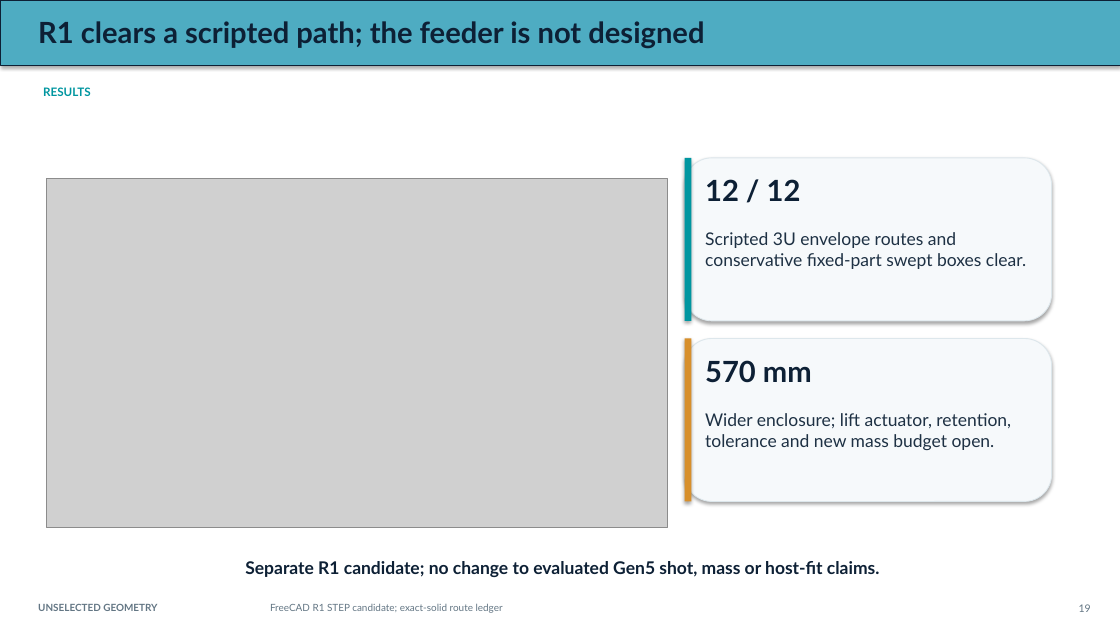
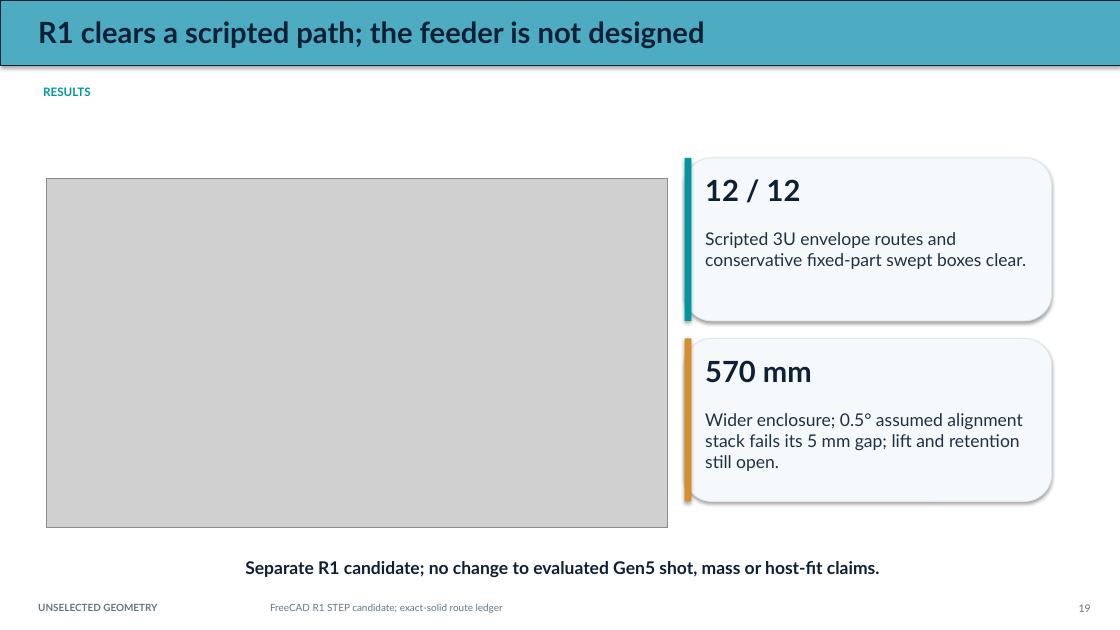
Before and after one commit to aaaaaaaaaaaavm/VOLLEY-thesis, a slide deck: slide 19 of university/final_review_2026_10_10/VOLLEY_Final_Review_2026-10-10.pptx. Drawn at 1120x630 pixels with LibreOffice and Linux fonts; fonts in the diff are those of the drawing; grey boxes stand for pictures. Boxes give left, top, right and bottom in pixels: in the first picture for what was removed or moved away, otherwise in the second. Text is boxed around its words. In the diff, an @@ line names an element or a change of style, - is before the commit and + after.

```diff
--- a/university/final_review_2026_10_10/VOLLEY_Final_Review_2026-10-10.pptx
+++ b/university/final_review_2026_10_10/VOLLEY_Final_Review_2026-10-10.pptx
@@ text at box(705, 413, 1022, 471): text changed @@
-Wider enclosure; lift actuator, retention, tolerance and new mass budget open.
+Wider enclosure; 0.5° assumed alignment stack fails its 5 mm gap; lift and retention still open.
```
Also in this commit, not shown: 2 other slides changed, 18 other files.
